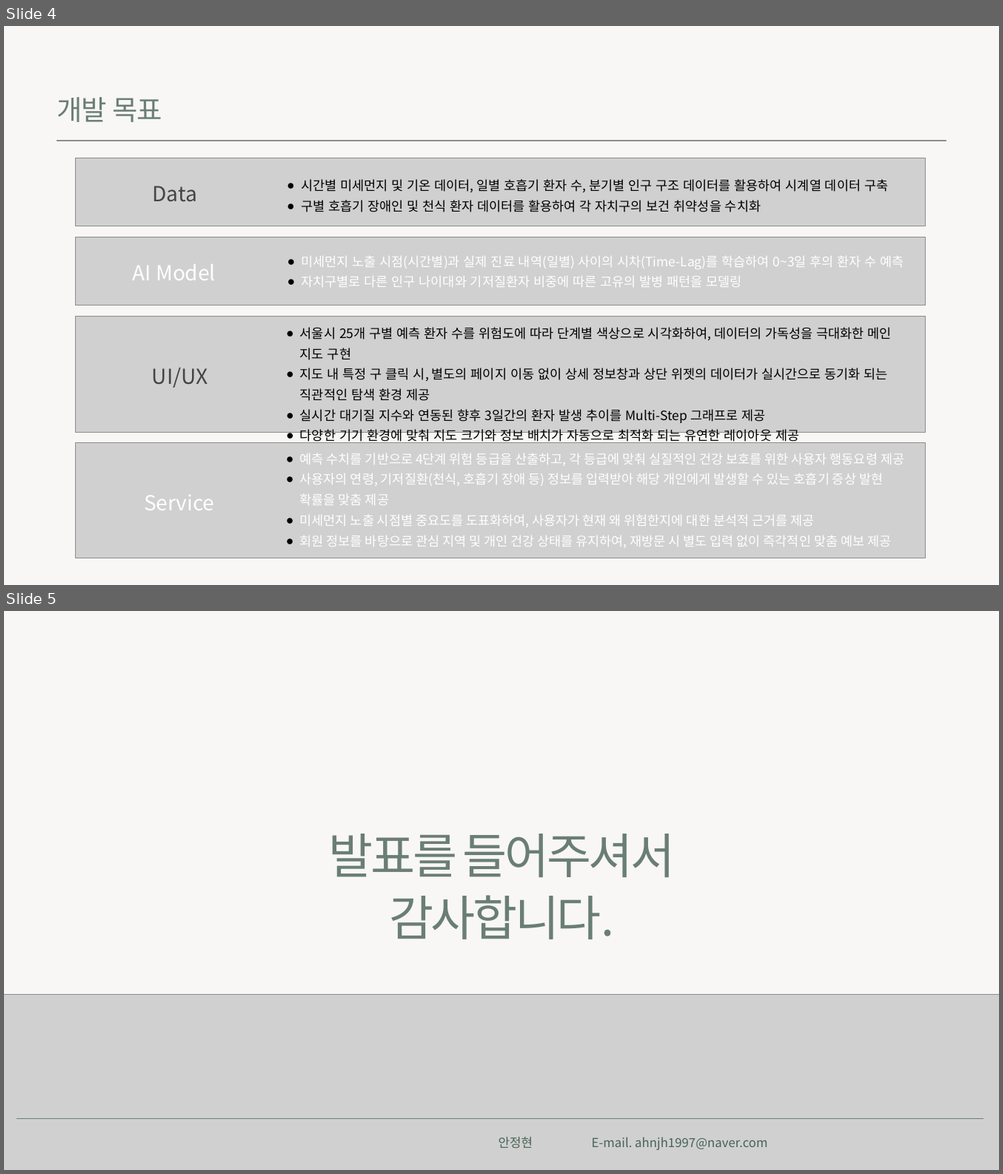
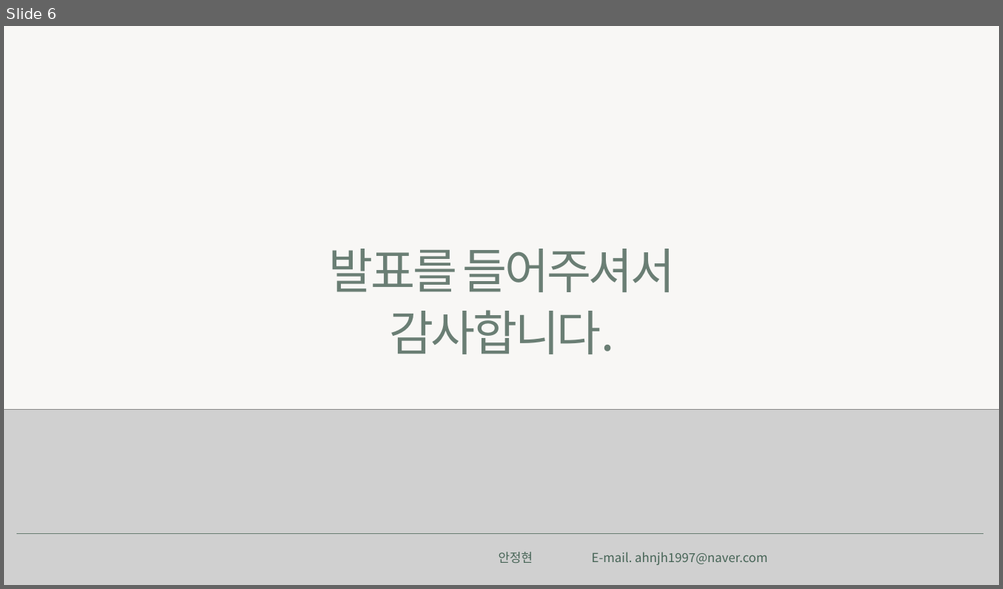
Before and after one commit to ahnjh97/JeongHyunAhn-AI-Project, a slide deck: 1차 Project(Flask,머신러닝)/1. 기획서.pptx. Shown one above the other, each under a label of ours: slides 4 and 5 before the commit, slide 6 after it. The pictures are 1003x1174 and 1003x589 pixels, drawn with LibreOffice and Linux fonts; fonts in the diff are those of the drawing; grey boxes stand for pictures; background and template pictures are left out. Boxes give left, top, right and bottom in pixels: in the first picture for what was removed or moved away, otherwise in the second. Text is boxed around its words. In the diff, an @@ line names an element or a change of style, - is before the commit and + after.

Commit message:
기획서 수정
1. 기획의도 신문기사 및 키워드 위주로 변경
2. 개발목표 글씨 위주에서 이미지 및 간단한 설명 위주로 변경

```diff
--- a/1차 Project(Flask,머신러닝)/1. 기획서.pptx
+++ b/1차 Project(Flask,머신러닝)/1. 기획서.pptx
@@ slide 4 removed at [4, 26, 999, 585], background #F8F7F5 @@
@@ text removed at [57, 97, 162, 122] @@
-개발 목표
@@ picture removed at [57, 141, 945, 141] @@
@@ picture removed at [76, 158, 925, 227] @@
@@ text removed at [301, 179, 888, 212] @@
-  ● 시간별 미세먼지 및 기온 데이터, 일별 호흡기 환자 수, 분기별 인구 구조 데이터를 활용하여 시계열 데이터 구축
-  ● 구별 호흡기 장애인 및 천식 환자 데이터를 활용하여 각 자치구의 보건 취약성을 수치화
@@ text removed at [153, 186, 197, 202] @@
-Data
@@ picture removed at [76, 237, 925, 305] @@
@@ text removed at [133, 264, 215, 281] @@
-AI Model
@@ text removed at [301, 256, 904, 287] @@
-  ● 미세먼지 노출 시점(시간별)과 실제 진료 내역(일별) 사이의 시차(Time-Lag)를 학습하여 0~3일 후의 환자 수 예측
-  ● 자치구별로 다른 인구 나이대와 기저질환자 비중에 따른 고유의 발병 패턴을 모델링
@@ picture removed at [75, 316, 925, 432] @@
@@ text removed at [300, 327, 891, 443] @@
-  ● 서울시 25개 구별 예측 환자 수를 위험도에 따라 단계별 색상으로 시각화하여, 데이터의 가독성을 극대화한 메인 지도 구현
-  ● 지도 내 특정 구 클릭 시, 별도의 페이지 이동 없이 상세 정보창과 상단 위젯의 데이터가 실시간으로 동기화 되는 직관적인 탐색 환경 제공
-  ● 실시간 대기질 지수와 연동된 향후 3일간의 환자 발생 추이를 Multi-Step 그래프로 제공
-  ● 다양한 기기 환경에 맞춰 지도 크기와 정보 배치가 자동으로 최적화 되는 유연한 레이아웃 제공
@@ text removed at [152, 368, 208, 388] @@
-UI/UX
@@ picture removed at [76, 443, 925, 559] @@
@@ text removed at [300, 454, 904, 548] @@
-  ● 예측 수치를 기반으로 4단계 위험 등급을 산출하고, 각 등급에 맞춰 실질적인 건강 보호를 위한 사용자 행동요령 제공
-  ● 사용자의 연령, 기저질환(천식, 호흡기 장애 등) 정보를 입력받아 해당 개인에게 발생할 수 있는 호흡기 증상 발현 확률을 맞춤 제공
-  ● 미세먼지 노출 시점별 중요도를 도표화하여, 사용자가 현재 왜 위험한지에 대한 분석적 근거를 제공
-  ● 회원 정보를 바탕으로 관심 지역 및 개인 건강 상태를 유지하여, 재방문 시 별도 입력 없이 즉각적인 맞춤 예보 제공
@@ text removed at [144, 495, 214, 511] @@
-Service
@@ what was slide 5 is now slide 6 @@
```
Also in this commit, not shown: 2 slides changed, 3 slides added, 1 other slide removed.
